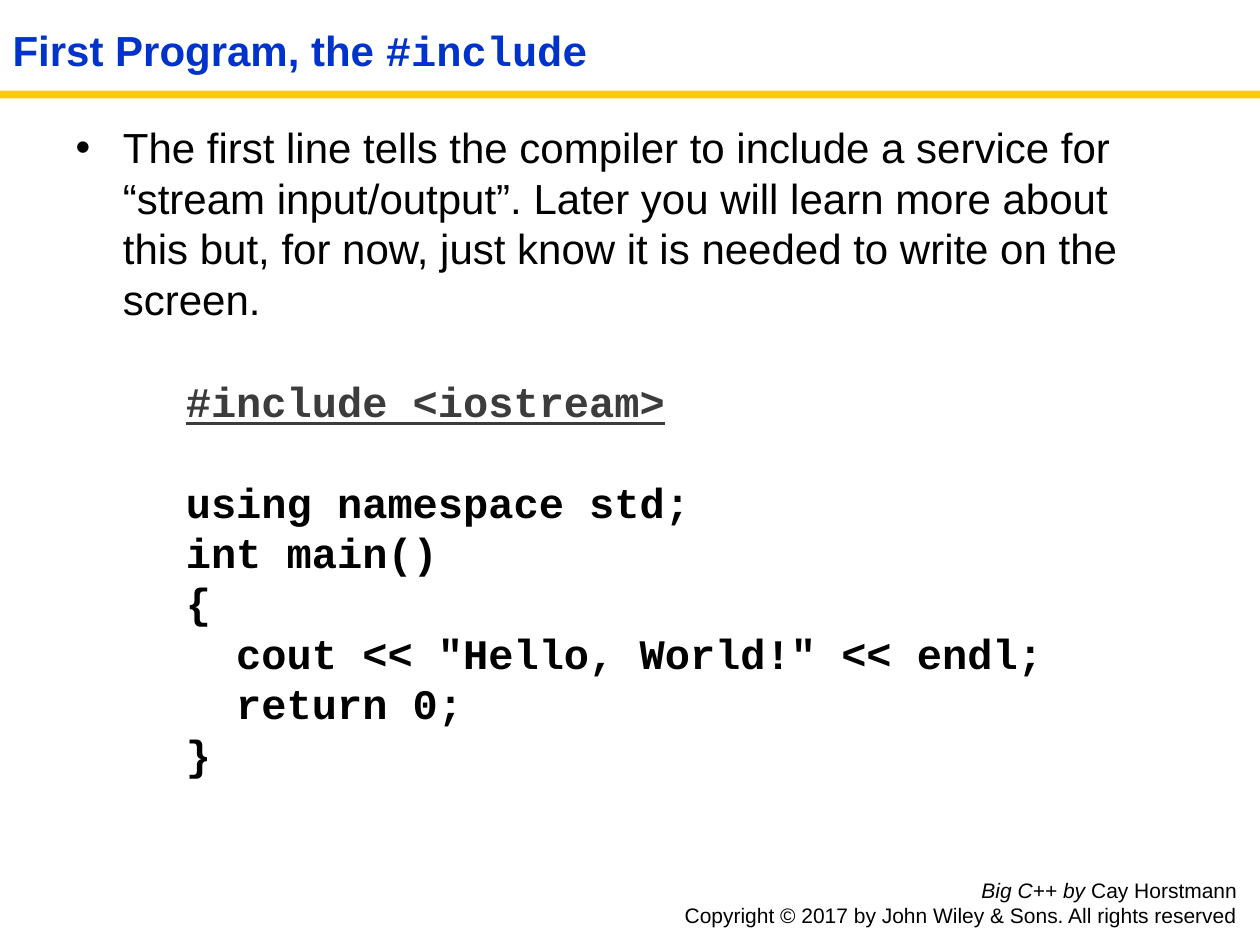
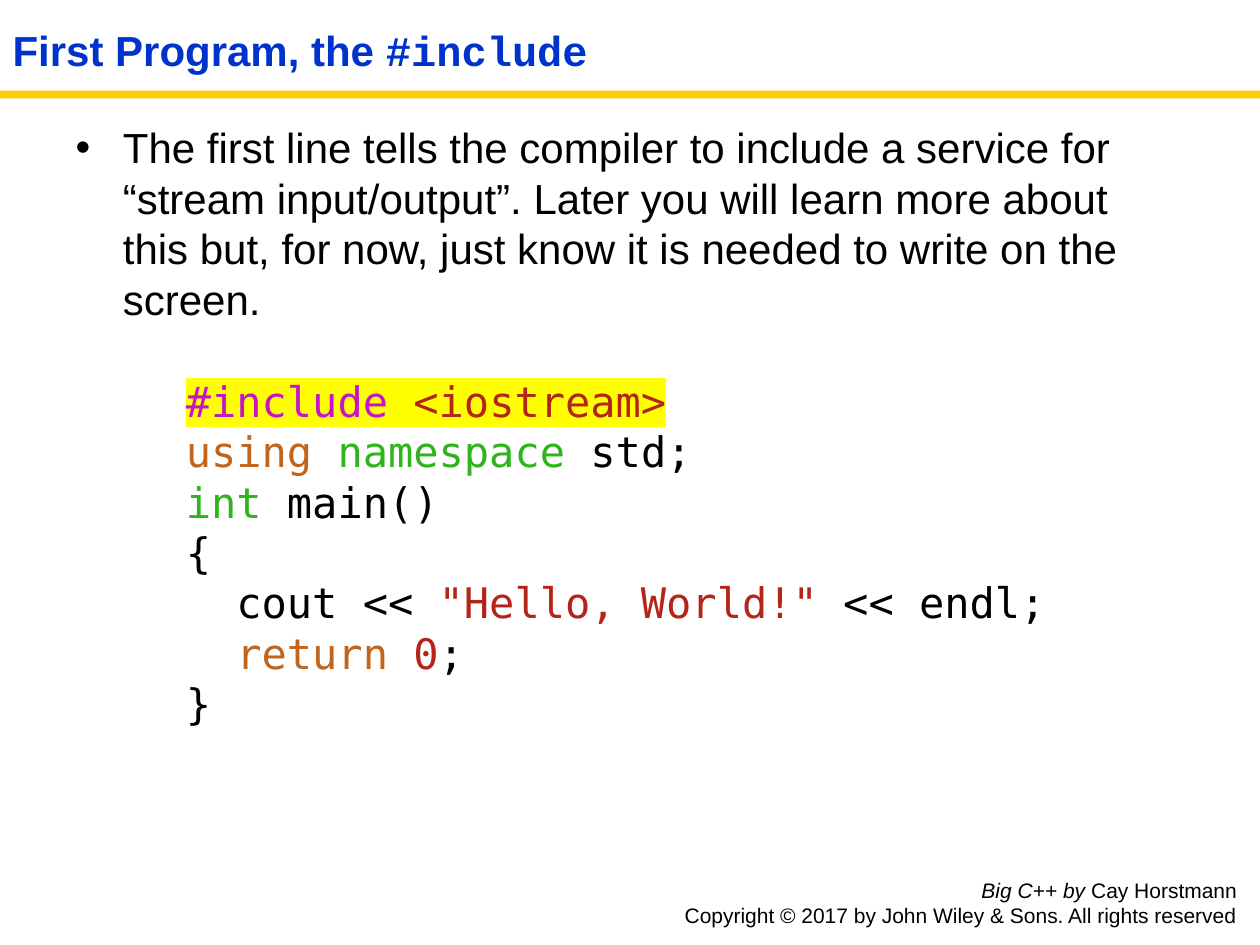
Before and after one commit to tong-yee/tong-yee.github.io, a slide deck: slide 4 of 135/slides/ch01/ch01_sec_1_5.pptx. Drawn at 1260x945 pixels with LibreOffice and Linux fonts; fonts in the diff are those of the drawing. Boxes give left, top, right and bottom in pixels: in the first picture for what was removed or moved away, otherwise in the second. Text is boxed around its words. In the diff, an @@ line names an element or a change of style, - is before the commit and + after.

```diff
--- a/135/slides/ch01/ch01_sec_1_5.pptx
+++ b/135/slides/ch01/ch01_sec_1_5.pptx
@@ text "#include <iostream>" at box(186, 385, 1045, 675): font Courier New to DejaVu Sans Mono, bold off; text colour #3C3C3C to #C814C9 in "#include"; text colour #3C3C3C to #B42419 in "<iostream>"; highlight none to #FFFF00, underline off in "#include <iostream>"; text colour #000000 to #C1651C in "using", "return"; text colour #000000 to #2FB41D in "namespace", "int"; text colour #000000 to #B42419 in ""Hello, World!"", "0;" @@
```
Also in this commit, not shown: 8 other slides changed, 8 other files.
